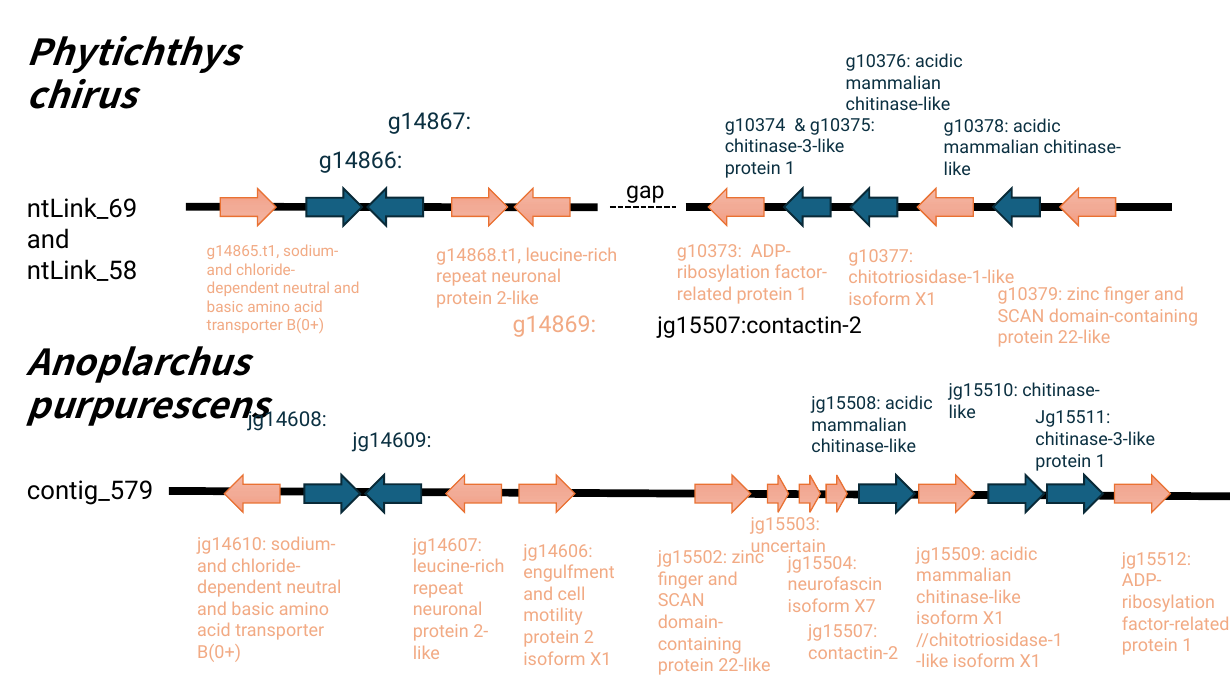
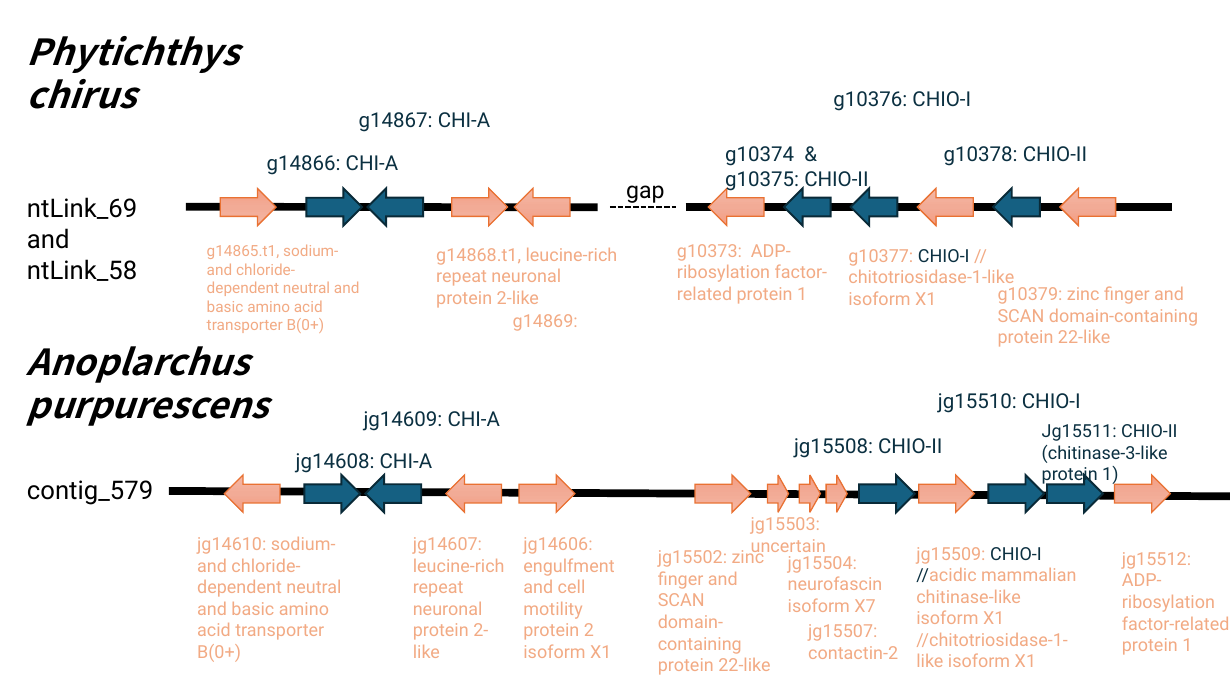
Before and after one commit to jyw-atgithub/fish-genome, a slide deck: slide 3 of synteny.pptx. Drawn at 1232x693 pixels with LibreOffice and Linux fonts; fonts in the diff are those of the drawing. Boxes give left, top, right and bottom in pixels: in the first picture for what was removed or moved away, otherwise in the second. Text is boxed around its words. In the diff, an @@ line names an element or a change of style, - is before the commit and + after.

```diff
--- a/synteny.pptx
+++ b/synteny.pptx
@@ text at [359, 112, 491, 132]: text changed; size 18 to 16 pt @@
-g14867:
+g14867: CHI-A
@@ text at [833, 91, 971, 111]: text changed; size 14 to 16 pt @@
-g10376: acidic mammalian chitinase-like
+g10376: CHIO-I
@@ text at [725, 146, 868, 192]: text changed; size 14 to 16 pt @@
-g10374 & g10375: chitinase-3-like protein 1
+g10374 & g10375: CHIO-II
@@ text at [944, 146, 1087, 166]: text changed; size 14 to 16 pt @@
-g10378: acidic mammalian chitinase-like
+g10378: CHIO-II
@@ text at [267, 155, 399, 175]: text changed; size 18 to 16 pt @@
-g14866:
+g14866: CHI-A
@@ text at [848, 249, 1014, 305]: text changed @@
-g10377: chitotriosidase-1-like isoform X1
+g10377: CHIO-I // chitotriosidase-1-like isoform X1
@@ text "g14869:" at [513, 314, 578, 331]: size 18 to 14 pt @@
@@ text removed at [657, 316, 861, 338] @@
-jg15507:contactin-2
@@ text at [364, 411, 500, 431]: text changed @@
-jg14609:
+jg14609: CHI-A
@@ text at [938, 393, 1081, 413]: text changed; size 14 to 16 pt @@
-jg15510: chitinase-like
+jg15510: CHIO-I
@@ text at [794, 438, 942, 458]: text changed; size 14 to 16 pt @@
-jg15508: acidic mammalian chitinase-like
+jg15508: CHIO-II
@@ text at [1042, 424, 1177, 486]: text changed @@
-Jg15511: chitinase-3-like protein 1
+Jg15511: CHIO-II (chitinase-3-like protein 1)
@@ text at [296, 453, 432, 474]: text changed @@
-jg14608:
+jg14608: CHI-A
@@ text "jg14606: engulfment and cell motility ...": place and size @@
-text "jg14606: engulfment and cell motility ..." at [523, 544, 614, 665]
+text "jg14606: engulfment and cell motility ..." at [523, 537, 614, 658]
@@ text at [916, 547, 1076, 667]: text changed @@
-jg15509: acidic mammalian chitinase-like isoform X1 //chitotriosidase-1-like isoform X1
+jg15509: CHIO-I //acidic mammalian chitinase-like isoform X1 //chitotriosidase-1-like isoform X1
```
Also in this commit, not shown: 2 other slides changed, 1 slide added, 1 slide removed, 5 other files.
